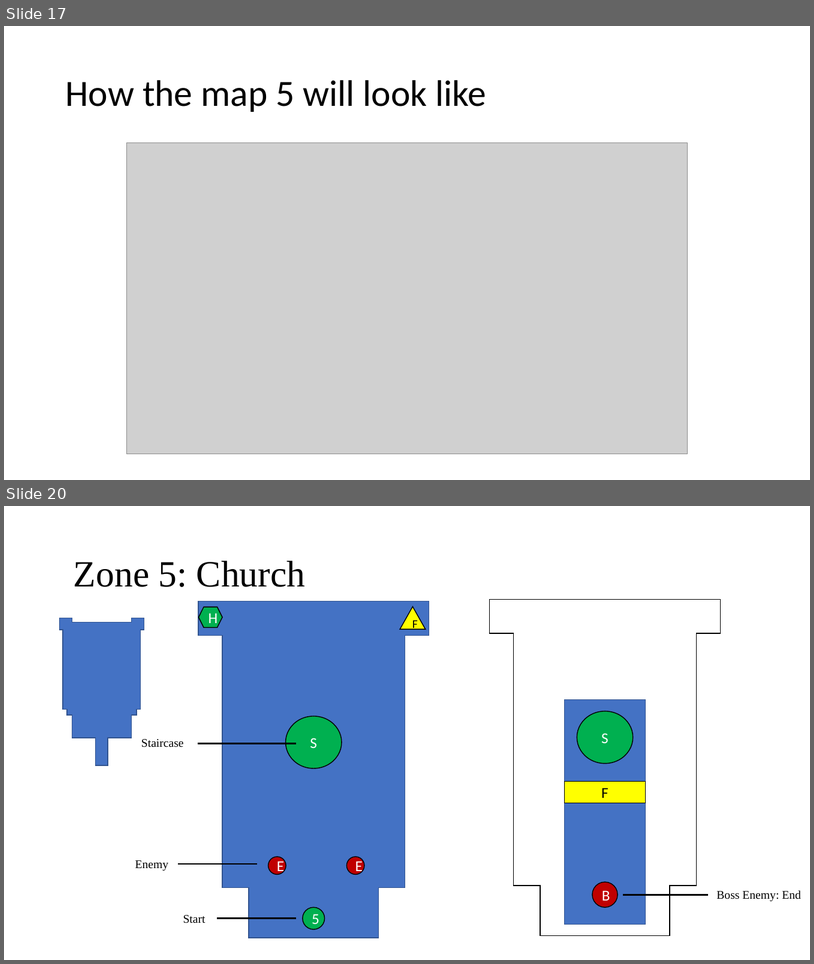
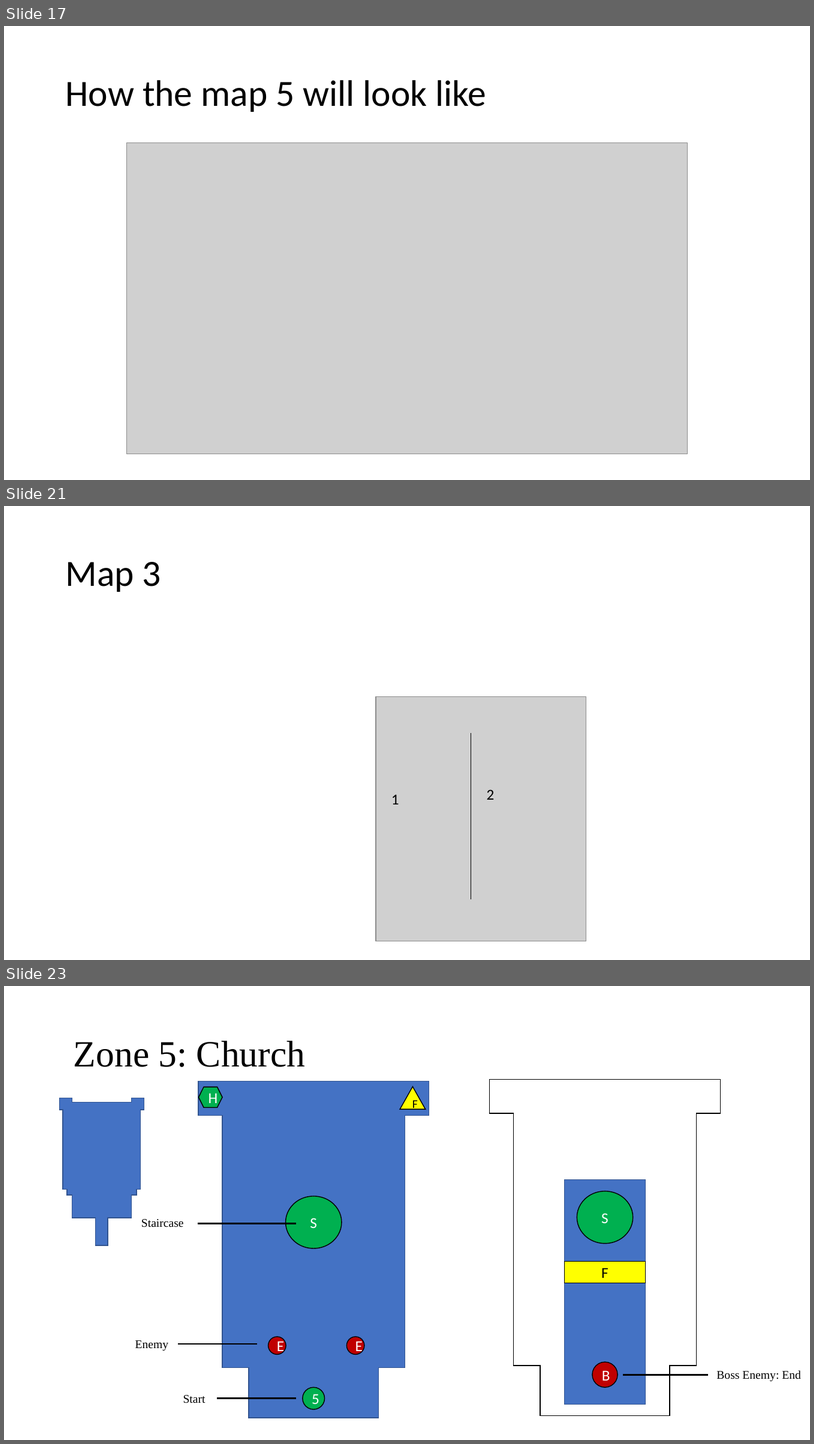
Before and after one commit to PlaceholderGames/2020-yr1-group-6, a slide deck: Graphics/Map/Eldritch Horror Zone Layouts.pptx. Shown one above the other, each under a label of ours: slides 17 and 20 before the commit, slides 17, 21 and 23 after it; the slides between them are not shown. The pictures are 814x964 and 814x1444 pixels, drawn with LibreOffice and Linux fonts; fonts in the diff are those of the drawing; grey boxes stand for pictures. Boxes give left, top, right and bottom in pixels: in the first picture for what was removed or moved away, otherwise in the second. Text is boxed around its words. In the diff, an @@ line names an element or a change of style, - is before the commit and + after.

```diff
--- a/Graphics/Map/Eldritch Horror Zone Layouts.pptx
+++ b/Graphics/Map/Eldritch Horror Zone Layouts.pptx
@@ slide 21 added at [4,506,810,960], background #FFFFFF @@
@@ title added at [65,562,161,592], 44 pt, text #000000 @@
+Map 3
@@ picture added at [376,697,587,941] @@
@@ line added from (471, 733) to (471, 899), #000000 1 pt @@
@@ text added at [487,789,495,799], 18 pt, text #000000 @@
+2
@@ text added at [392,794,399,804], 18 pt, text #000000 @@
+1
@@ what was slide 20 is now slide 23 @@
```
Also in this commit, not shown: 1 slide changed, 3 other slides added, 1 slide removed, 34 other files.
